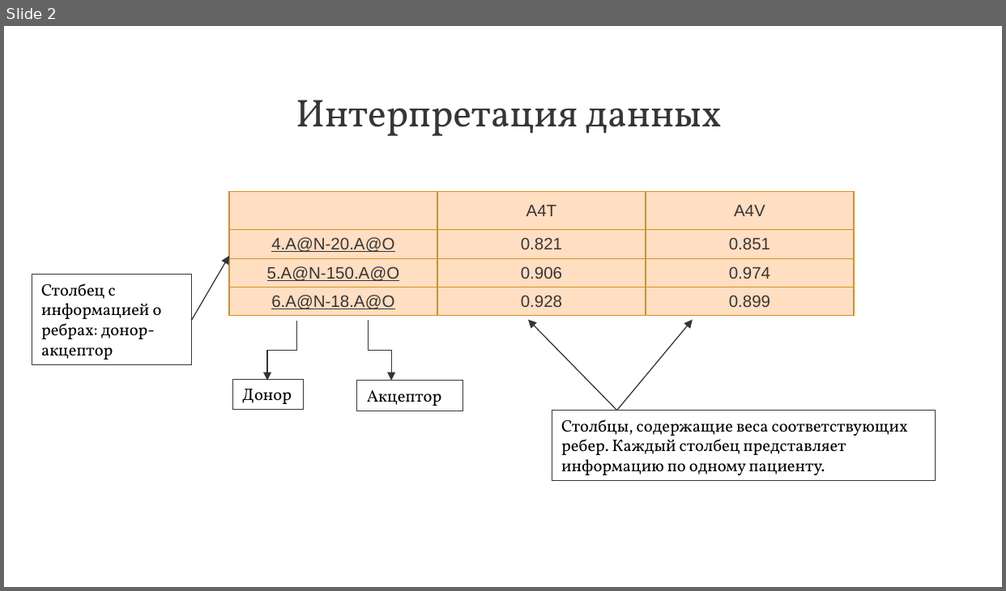
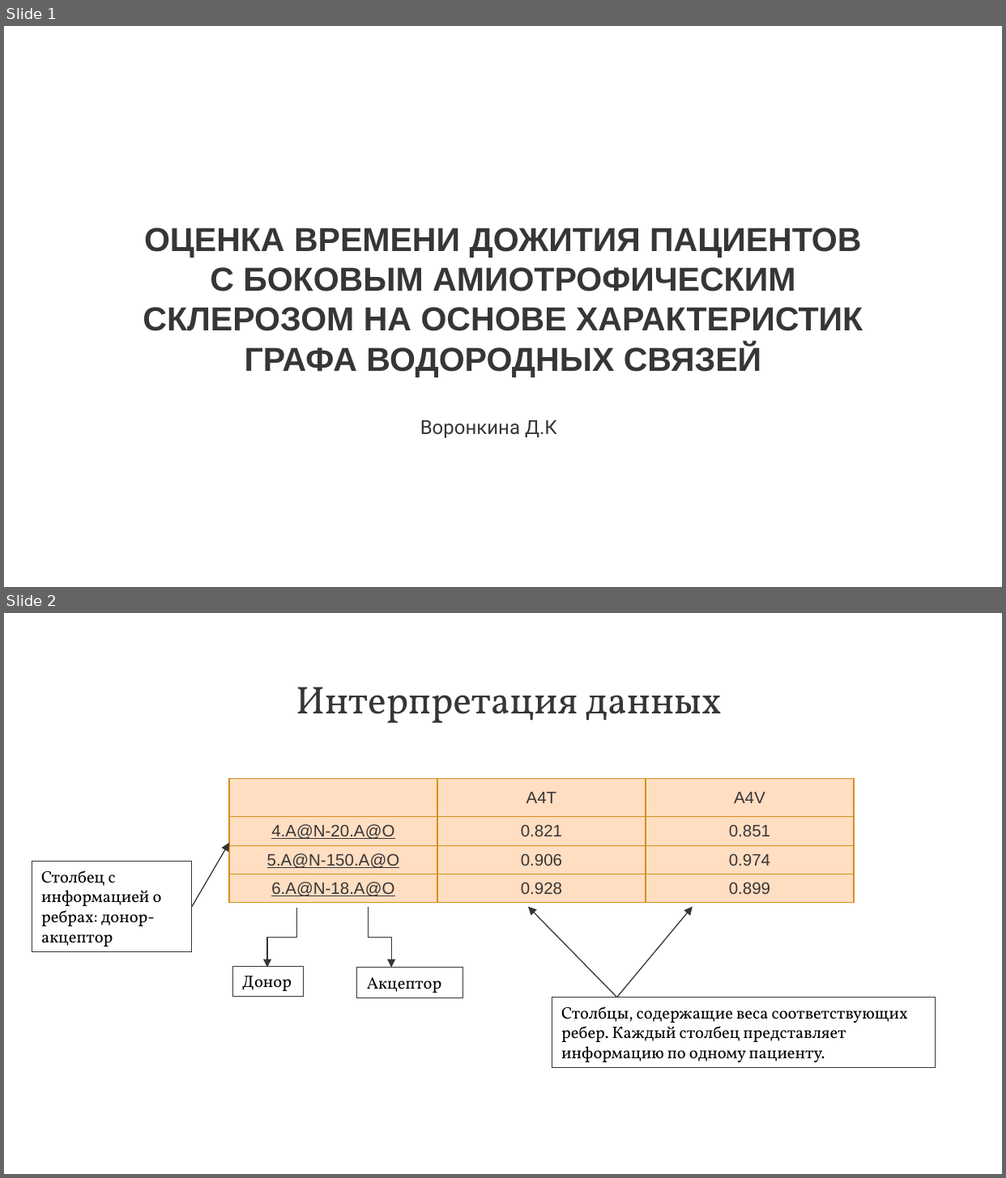
Before and after one commit to Voronik1801/BioProject, a slide deck: Presentation без рез.pptx. Shown one above the other, each under a label of ours: slide 2 before the commit, slides 1 and 2 after it. The pictures are 1006x591 and 1006x1178 pixels, drawn with LibreOffice and Linux fonts; fonts in the diff are those of the drawing; background and template pictures are left out. Boxes give left, top, right and bottom in pixels: in the first picture for what was removed or moved away, otherwise in the second. Text is boxed around its words. In the diff, an @@ line names an element or a change of style, - is before the commit and + after.

```diff
--- a/Presentation без рез.pptx
+++ b/Presentation без рез.pptx
@@ slide 1 added at (x1=4, y1=26, x2=1002, y2=587), background picture (left out) @@
@@ title added at (x1=143, y1=228, x2=863, y2=378), 24 pt, text #383536, bold @@
+ОЦЕНКА ВРЕМЕНИ ДОЖИТИЯ ПАЦИЕНТОВ С БОКОВЫМ АМИОТРОФИЧЕСКИМ СКЛЕРОЗОМ НА ОСНОВЕ ХАРАКТЕРИСТИК ГРАФА ВОДОРОДНЫХ СВЯЗЕЙ
@@ subtitle added at (x1=420, y1=420, x2=557, y2=438), 14 pt, text #383536 @@
+Воронкина Д.К
```
Also in this commit, not shown: 1 slide removed, 3 other files.
